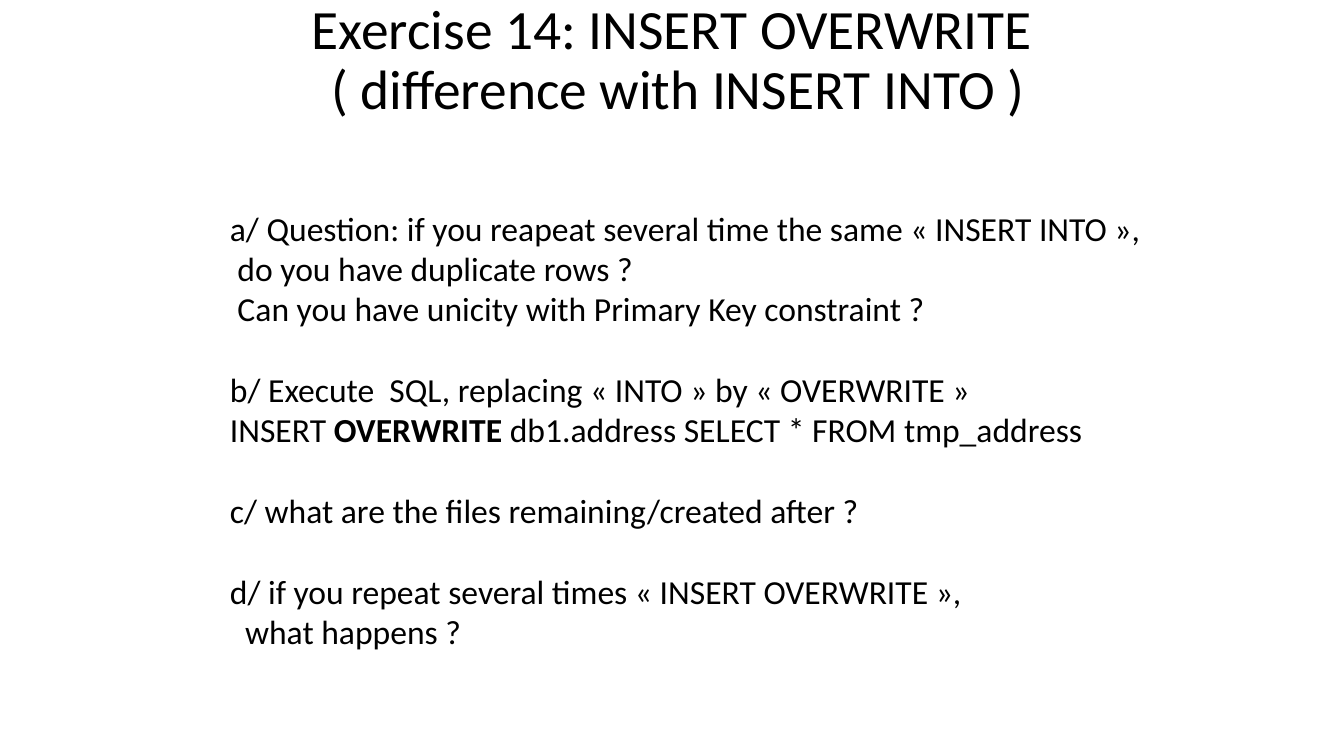
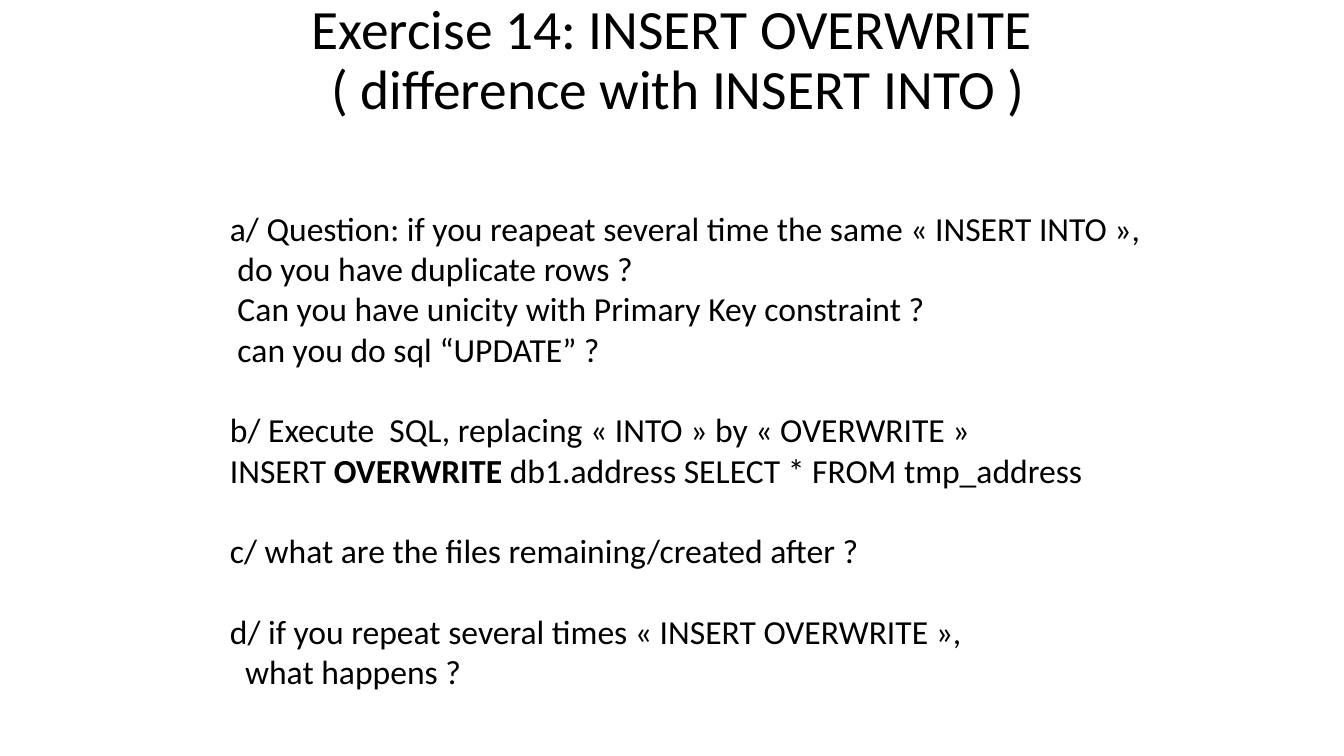
Before and after one commit to Arnaud-Nauwynck/presentations, a slide deck: slide 54 of pres-bigdata/Course-2022-Spark/BigData-Spark-TD3.pptx (slide 48 before the commit). Drawn at 1344x756 pixels with LibreOffice and Linux fonts; fonts in the diff are those of the drawing. Boxes give left, top, right and bottom in pixels: in the first picture for what was removed or moved away, otherwise in the second. Text is boxed around its words. In the diff, an @@ line names an element or a change of style, - is before the commit and + after.

```diff
--- a/pres-bigdata/Course-2022-Spark/BigData-Spark-TD3.pptx
+++ b/pres-bigdata/Course-2022-Spark/BigData-Spark-TD3.pptx
@@ text at (237,338,577,368): paragraph added @@
+can you do sql “UPDATE” ?
```
Also in this commit, not shown: 18 other slides changed, 6 slides added, 15 other files.
